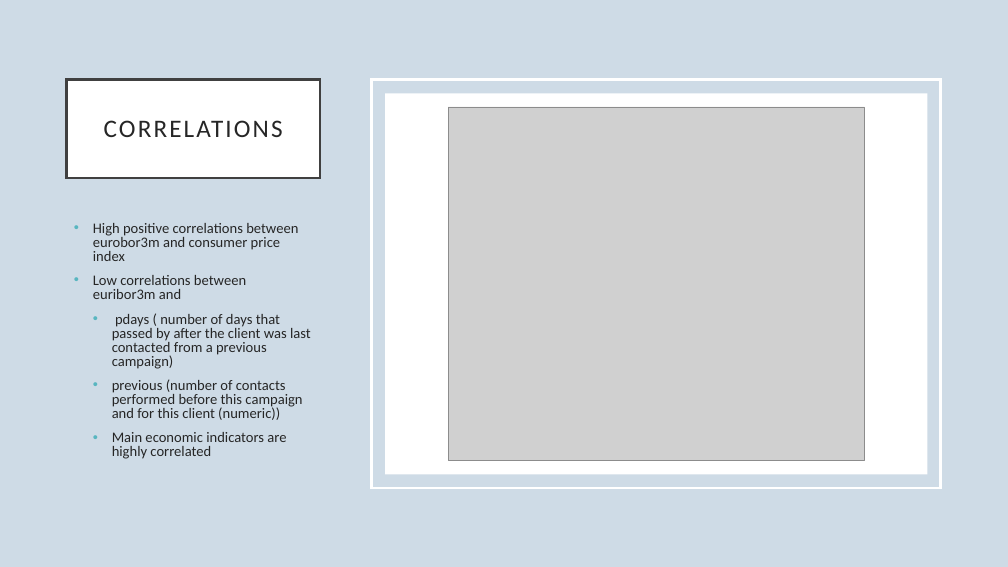
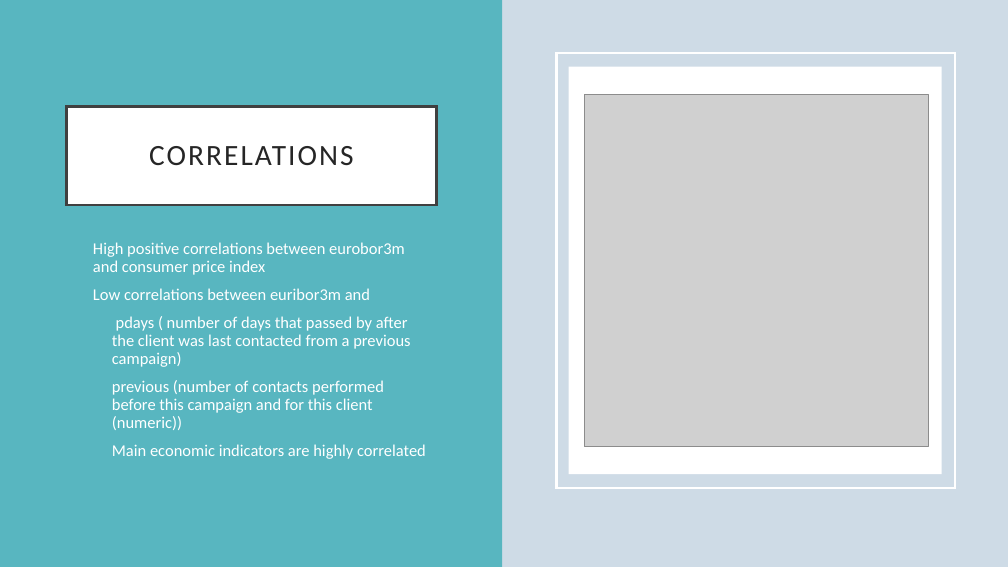
Before and after one commit to dapopov-st/bank-marketing-predicting-term-deposit-subscription, a slide deck: slide 5 of BankMarketing.pptx. Drawn at 1008x567 pixels with LibreOffice and Linux fonts; fonts in the diff are those of the drawing; grey boxes stand for pictures. Boxes give left, top, right and bottom in pixels: in the first picture for what was removed or moved away, otherwise in the second. Text is boxed around its words. In the diff, an @@ line names an element or a change of style, - is before the commit and + after.

```diff
--- a/BankMarketing.pptx
+++ b/BankMarketing.pptx
@@ rectangle added at (0,0,502,567), fill #58B6C0 @@
@@ rectangle: place and size @@
-rectangle at (371,79,941,488)
+rectangle at (557,53,955,488)
@@ rectangle: place and size @@
-rectangle at (385,93,927,474)
+rectangle at (569,67,941,474)
@@ title "CORRELATIONS": place and size @@
-title "CORRELATIONS" at (67,79,320,178)
+title "CORRELATIONS" at (67,107,436,205)
@@ title "CORRELATIONS" at (67,107,436,205): size 24 to 28 pt @@
@@ picture: place and size @@
-picture at (448,107,865,461)
+picture at (585,94,929,447)
@@ text "High positive correlations between eurobor3m ...": place and size @@
-text "High positive correlations between eurobor3m ..." at (93,223,311,459)
+text "High positive correlations between eurobor3m ..." at (93,242,426,459)
@@ text "High positive correlations between eurobor3m ..." at (93,242,426,459): size 13.9 to 15.7 pt, text colour #262626 to #FFFFFF; line spacing 0.8 to 0.9 @@
```
Also in this commit, not shown: 7 other slides changed, 7 slides added, 4 slides removed.
